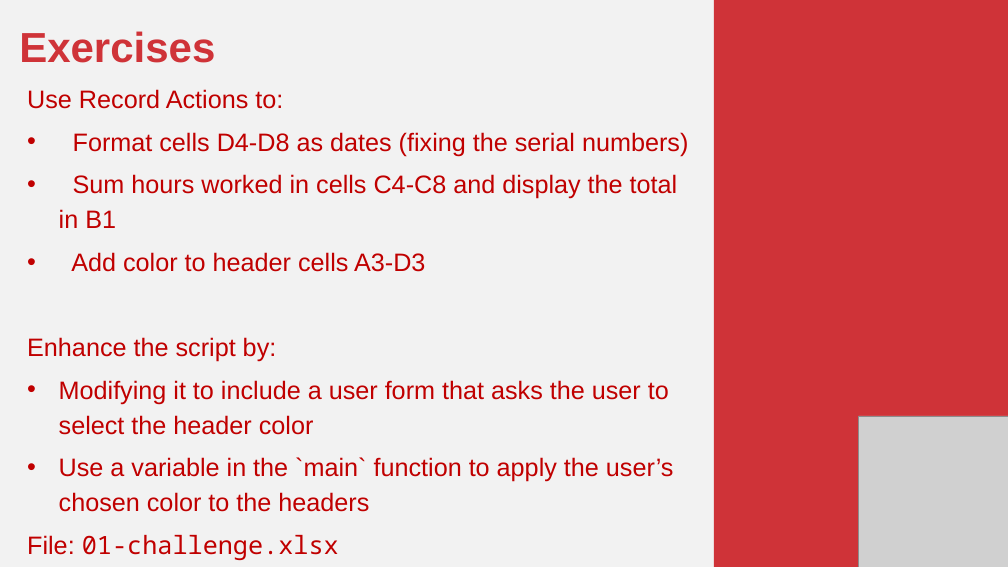
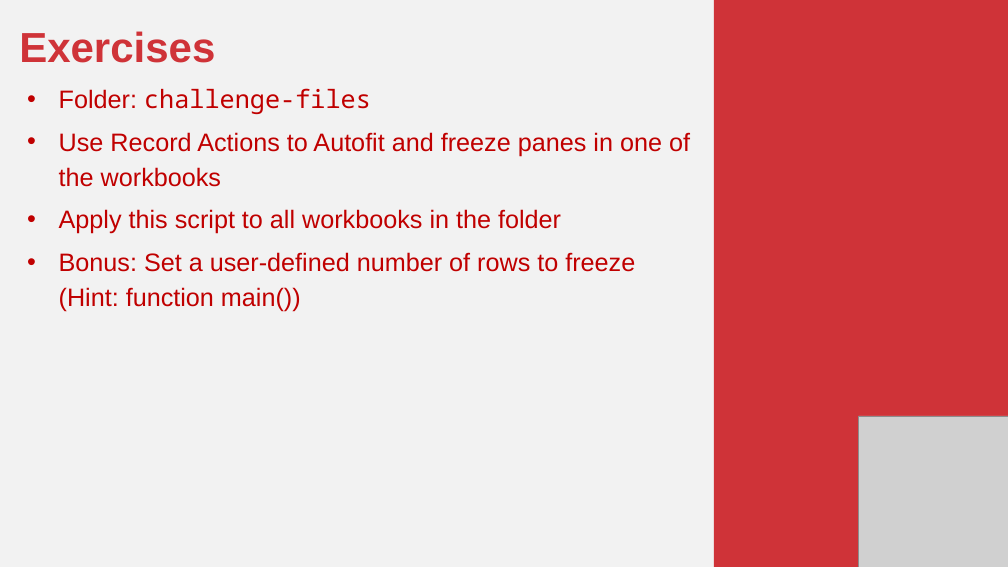
Before and after one commit to stringfestdata/office-scripts-for-excel-masterclass, a slide deck: slide 20 of office-scripts-for-excel-masterclass.pptx (slide 21 before the commit). Drawn at 1008x567 pixels with LibreOffice and Linux fonts; fonts in the diff are those of the drawing; grey boxes stand for pictures. Boxes give left, top, right and bottom in pixels: in the first picture for what was removed or moved away, otherwise in the second. Text is boxed around its words. In the diff, an @@ line names an element or a change of style, - is before the commit and + after.

```diff
--- a/office-scripts-for-excel-masterclass.pptx
+++ b/office-scripts-for-excel-masterclass.pptx
@@ text at (x1=59, y1=88, x2=690, y2=311): text changed @@
-Use Record Actions to:
-• Format cells D4-D8 as dates (fixing the serial numbers)
-• Sum hours worked in cells C4-C8 and display the total in B1
-• Add color to header cells A3-D3
-Enhance the script by:
-• Modifying it to include a user form that asks the user to select the header color
-• Use a variable in the `main` function to apply the user’s chosen color to the headers
-File: 01-challenge.xlsx
+• Folder: challenge-files
+• Use Record Actions to Autofit and freeze panes in one of the workbooks
+• Apply this script to all workbooks in the folder
+• Bonus: Set a user-defined number of rows to freeze (Hint: function main())
```
Also in this commit, not shown: 2 other slides changed, 1 slide added, 2 slides removed, 23 other files.
